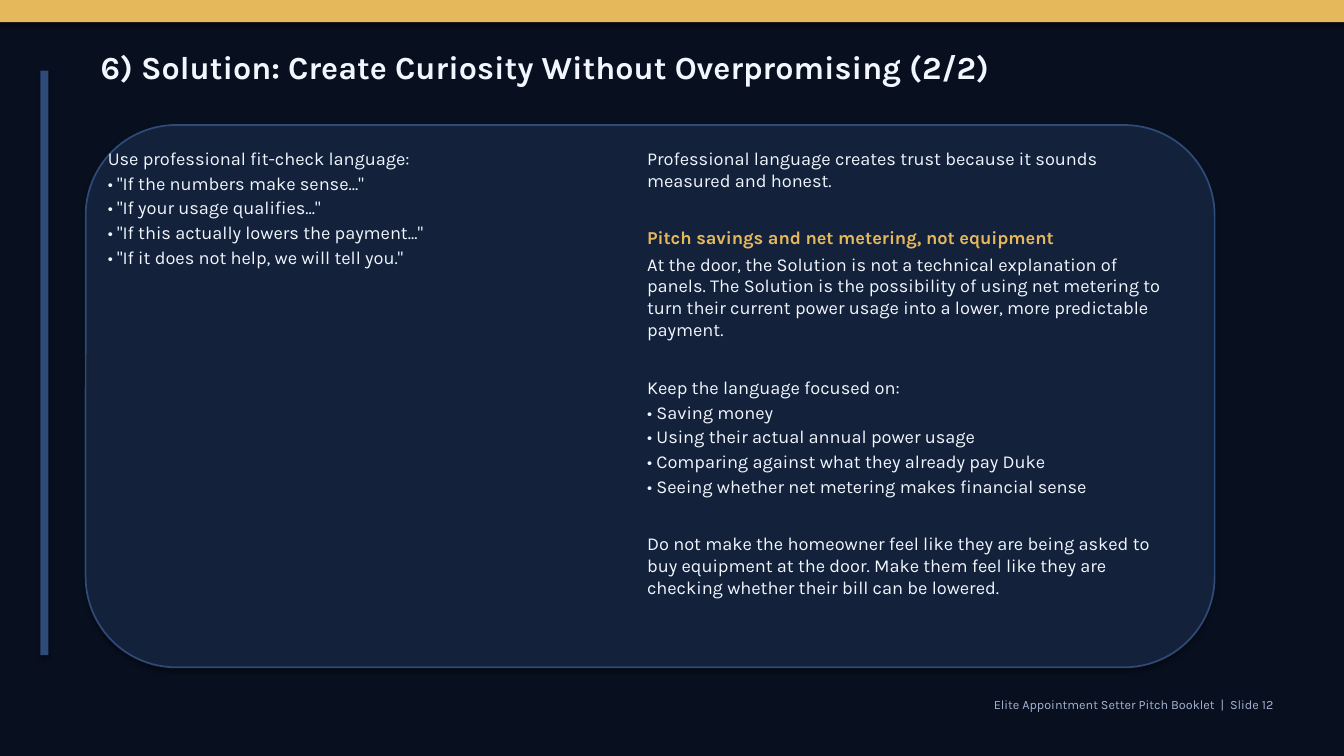
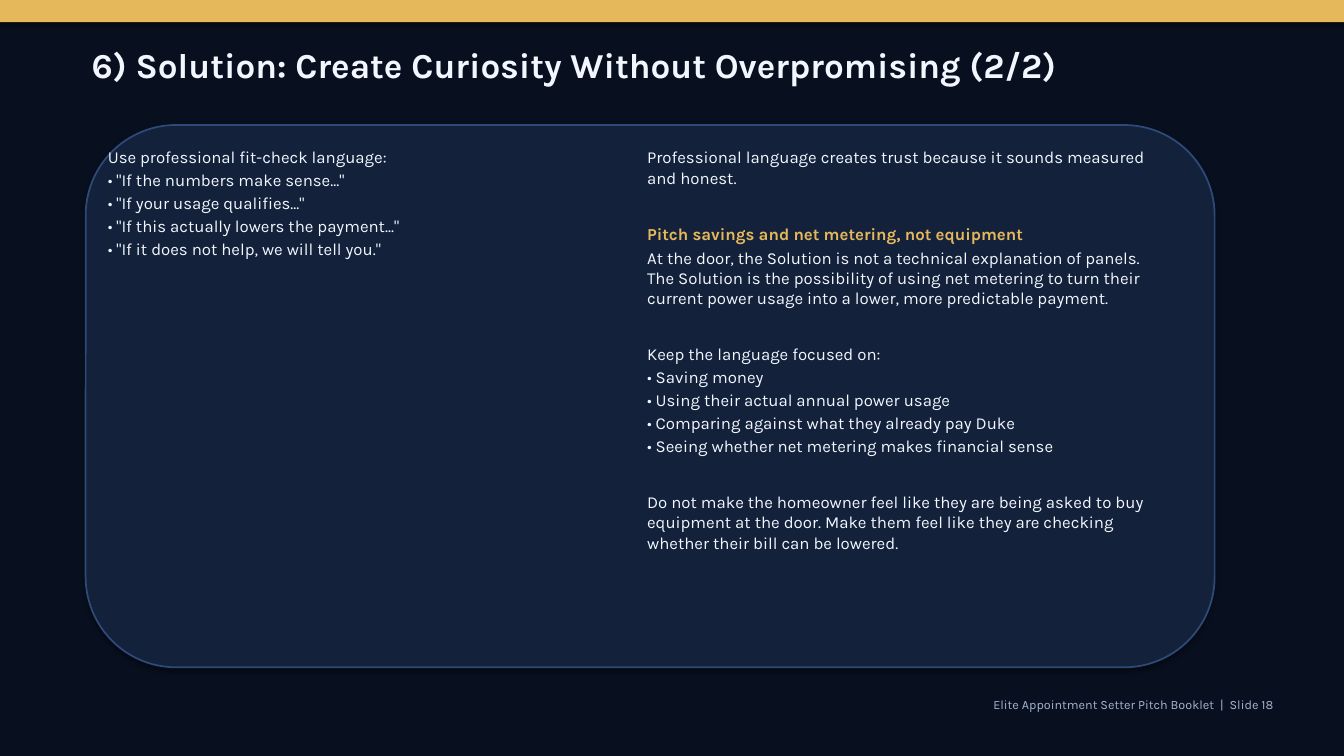
Before and after one commit to rvargas112902-ship-it/Solar-project, a slide deck: slide 18 of deliverables/APPOINTMENT_SETTER_HANDBOOK_ELITE_DECK.pptx (slide 12 before the commit). Drawn at 1344x756 pixels with LibreOffice and Linux fonts; fonts in the diff are those of the drawing. Boxes give left, top, right and bottom in pixels: in the first picture for what was removed or moved away, otherwise in the second. Text is boxed around its words. In the diff, an @@ line names an element or a change of style, - is before the commit and + after.

```diff
--- a/deliverables/APPOINTMENT_SETTER_HANDBOOK_ELITE_DECK.pptx
+++ b/deliverables/APPOINTMENT_SETTER_HANDBOOK_ELITE_DECK.pptx
@@ text "6) Solution: Create Curiosity Without ..." at (92, 52, 1056, 87): size 23 to 25 pt @@
@@ rectangle removed at (40, 71, 48, 655) @@
@@ text "Use professional fit-check language:" at (108, 149, 399, 259): size 13 to 12 pt @@
@@ text "Professional language creates trust because ..." at (647, 151, 1144, 549): size 13 to 12 pt @@
@@ text at (993, 700, 1273, 712): text changed @@
-Elite Appointment Setter Pitch Booklet | Slide 12
+Elite Appointment Setter Pitch Booklet | Slide 18
```
Also in this commit, not shown: 75 other slides changed, 6 slides added, 2 other files.
